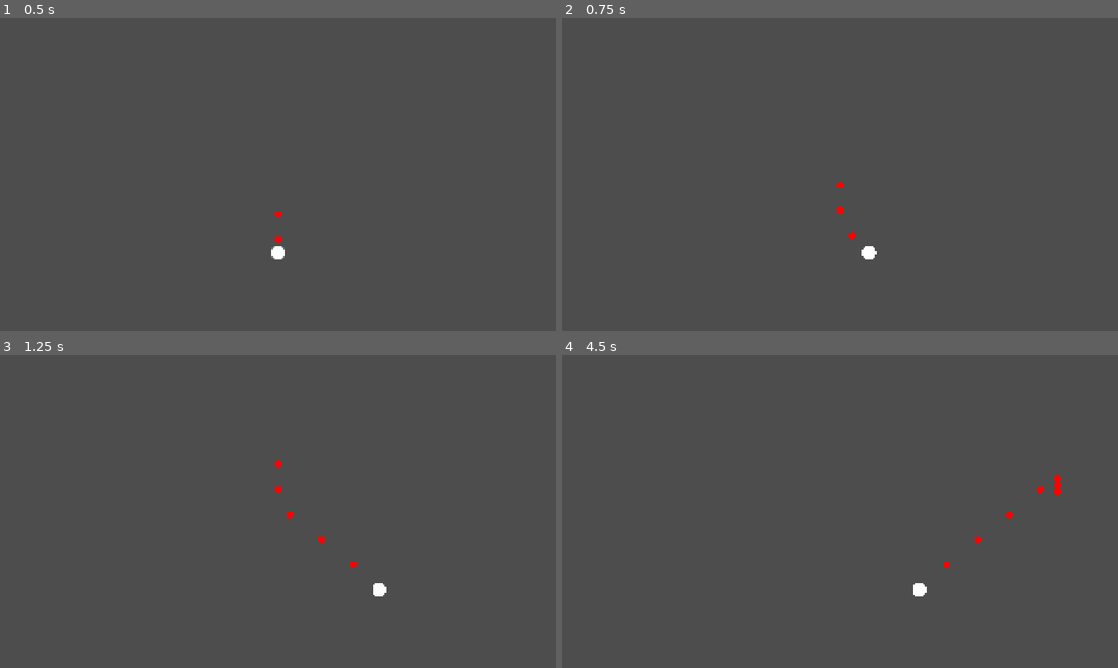
Above: before the commit, frames 1-4 (two rows, left to right).
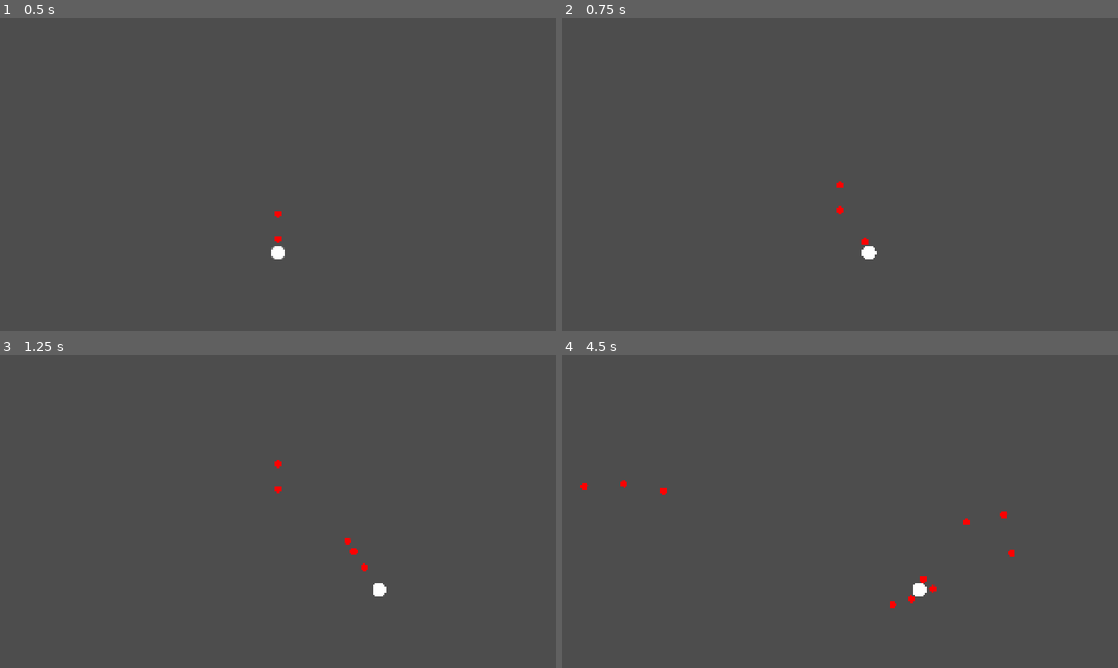
Above: after the commit, the same moments.

Repository: Wolf-QAQ/Spiritshot-Salvo
Game: Godot game, scene res://scenes/main_game.tscn
Same seed, same stepped clock (60 frames per second), same inputs: the game is played once before the commit and once after it.
Inputs (mouse positions are in pixels of both pictures, inside the frame that each line leads up to):
- Up to frame 1 (0.5 s): no input
- Up to frame 2 (0.75 s): tap Enter at 0.5 s; move the mouse to (962, 158) at 0.52 s; hold D (move_right) from 0.53 s (still down)
- Up to frame 3 (1.25 s): keep holding D (move_right)
- Up to frame 4 (4.5 s): move the mouse to (728, 527) at 1.27 s; release D (move_right) at 1.28 s; hold S (move_down) 1.28-2.03 s; move the mouse to (895, 442) at 2.02 s; hold D (move_right) 2.03-2.78 s; move the mouse to (812, 574) at 2.77 s; hold W (move_up) 2.78-3.53 s; move the mouse to (1006, 558) at 3.52 s; hold A (move_left) from 3.53 s (still down); move the mouse to (673, 464) at 4.27 s

Frame 1 is identical in both runs. In frame 2, less than 0.1% of the frame differs, in the area x 51-56%, y 68-73%; in frame 3, 0.1%; in frame 4, 0.4%, in the area x 3-90%, y 38-81%.

Commit message:
完成鼠标指向射击
射击方向被限制在上半圆, 鼠标在角色下方时反转射击方向

Diff:
--- a/scripts/player.gd
+++ b/scripts/player.gd
@@ -2,15 +2,22 @@
 
 const PLAYER_BULLET_SCENE = preload("res://scenes/player_bullet.tscn")
 
+# 默认玩家移动速度
+var DEFAULT_PLAYER_MOVE_SPEED: float = 500.0
 # 最大射弹射出间隔/s
 const MAX_SHOOT_INTERVAL: float = 0.2
 # 射弹射出距离玩家的偏移量/pix
 const SHOOTOUT_OFFSET: float = 20.0
+# 默认射击模式
+const DEFAULT_SHOOT_MODE: int = 0
 
-# 玩家速度/pix
-@export var player_move_speed: float = 500.0
+
+# 当前玩家速度/pix (默认为 DEFAULT_PLAYER_MOVE_SPEED)
+@export var current_player_move_speed: float = DEFAULT_PLAYER_MOVE_SPEED
 # 当前射弹射出剩余间隔/s
-var shoot_interval: float = 2.0
+var current_shoot_interval: float = 2.0
+# 当前射击模式 (默认为 DEFAULT_SHOOT_MODE)
+var current_shoot_mode: int = DEFAULT_SHOOT_MODE
 
 
 func _ready() -> void:
@@ -21,7 +28,7 @@
 	self.scale = Vector2(0.5, 0.5)
 	self.position = Vector2(_window_width / 2.0, _window_height / 4.0 * 3.0)
 	# 设置初始变量
-	shoot_interval = MAX_SHOOT_INTERVAL
+	current_shoot_interval = MAX_SHOOT_INTERVAL
 
 
 func _physics_process(delta: float) -> void:
@@ -32,26 +39,26 @@
 
 
 	# 获取输入方向并归一化
-	var move_direct: Vector2 = Input.get_vector("move_left", "move_right", "move_up", "move_down").normalized()
+	var move_direct: Vector2 = Input.get_vector("move_left", "move_right", "move_up", "move_down")
 	# 调用 velocity 并移动
-	velocity = move_direct * player_move_speed
+	velocity = move_direct * current_player_move_speed
 	move_and_slide()
 
 
-# 每个逻辑刻减少射击冷却时间的函数
-func _reduce_shoot_interval(delta: float) -> void:
-	shoot_interval -= delta
+# 减少射击冷却时间的函数
+func _reduce_shoot_interval(amount: float) -> void:
+	current_shoot_interval -= amount
 
 
 # 尝试射出射弹, 尝试成功生成一个普通射弹, 重置射击间隔
 # 当前射击间隔不可改变
 # 短路写法
 func _try_shoot() -> void:
-	if shoot_interval > 0.0:
+	if current_shoot_interval > 0.0:
 		return
 
-	shoot_interval = MAX_SHOOT_INTERVAL
 	spawn_bullet()
+	current_shoot_interval = MAX_SHOOT_INTERVAL
 
 
 # 生成一个射弹
@@ -60,14 +67,25 @@
 	if bullet == null:
 		return
 
-	bullet.setup(Vector2(0, -1))
+	# 传入射弹方向
+	var direction: Vector2
+	# 根据射击模式配置射击方向
+	if current_shoot_mode == DEFAULT_SHOOT_MODE: # 鼠标指示方向射击模式
+		var to_mouse_direction = (get_global_mouse_position() - global_position).normalized()
+		# 鼠标在角色下方, 将方向反转
+		if to_mouse_direction.y > 0:
+			to_mouse_direction = -to_mouse_direction
+		direction = to_mouse_direction
+	bullet.setup(direction)
+
 	# 设置父节点为场景, 避免射弹跟随玩家
 	var parent := get_tree().current_scene
 	if parent == null:
+		bullet.queue_free()
 		return
 
 	parent.add_child(bullet)
-	bullet.global_position = global_position + Vector2(0, -1) * SHOOTOUT_OFFSET
+	bullet.global_position = global_position + direction * SHOOTOUT_OFFSET
 
 
 # 获取当前屏幕大小 (Vec2)
--- a/scripts/player_bullet.gd
+++ b/scripts/player_bullet.gd
@@ -7,6 +7,7 @@
 @export var speed: float = 400.0
 # 当前移动方向
 var direction: Vector2 = Vector2.ZERO
+
 
 func _ready() -> void:
 	self.scale = Vector2(0.25, 0.25)
@@ -29,8 +30,3 @@
 		direction = init_direction.normalized()
 	# 设置偏转角度
 	rotation = direction.angle()
-
-
-func _on_invisible_on_screen() -> void:
-	queue_free()
-	return
